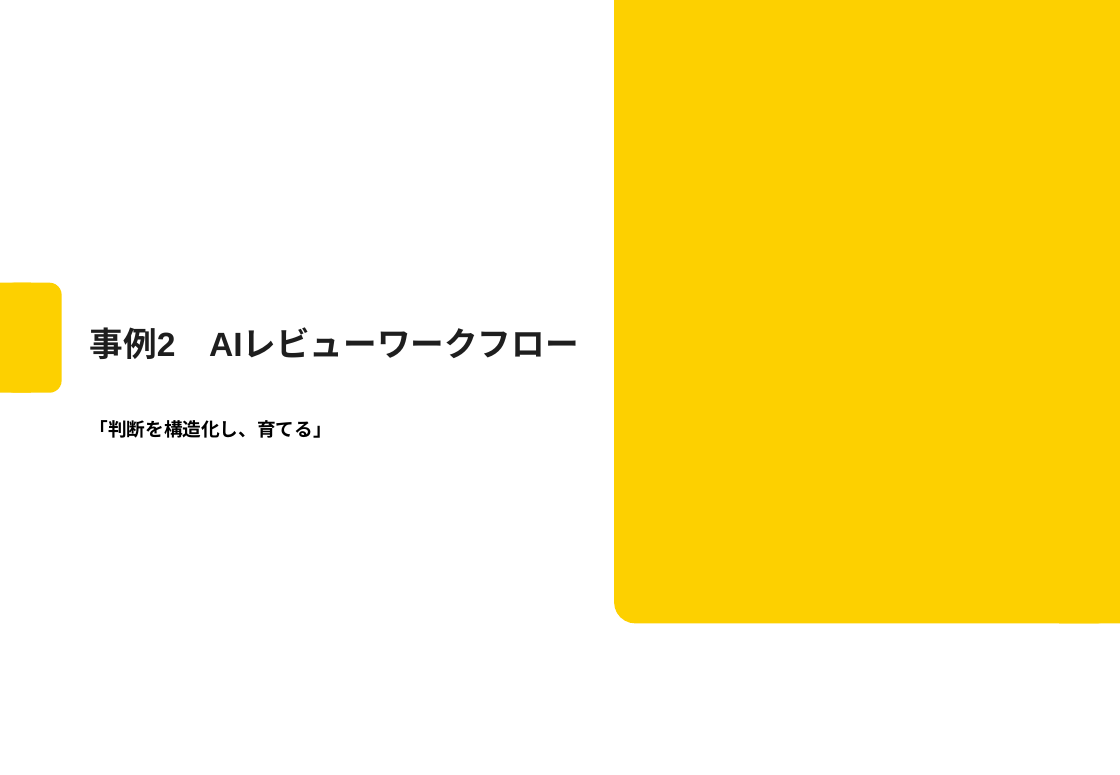
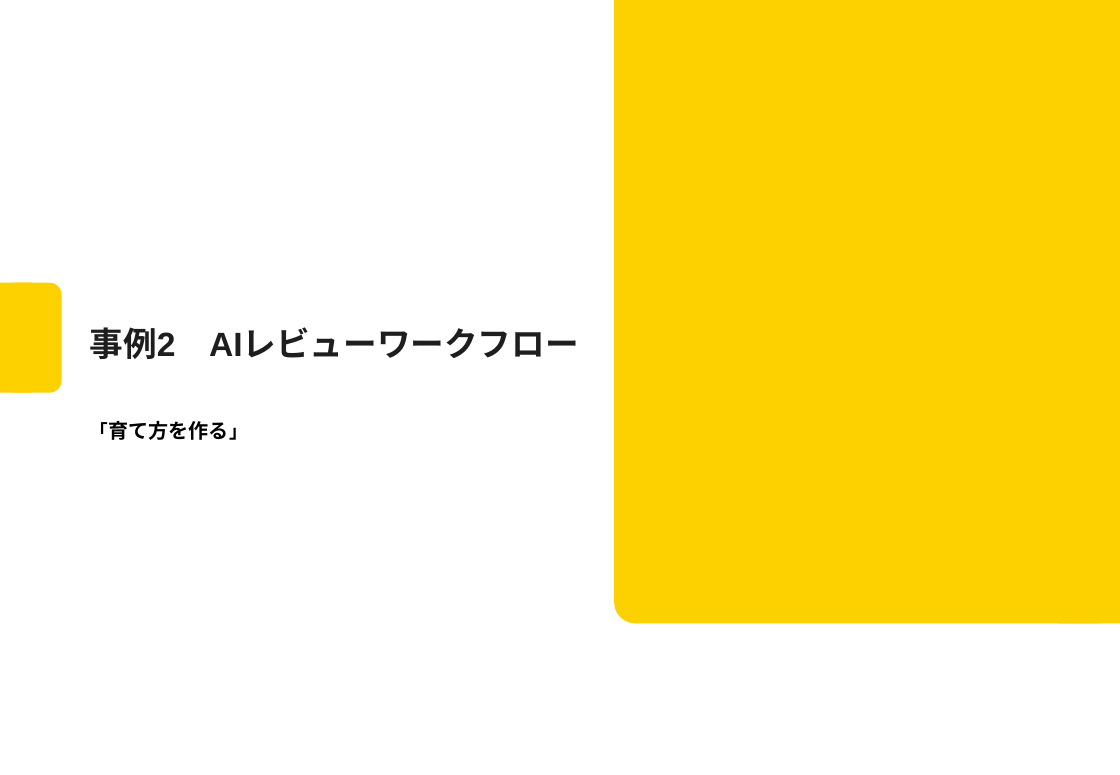
Before and after one commit to Mori-Taiki/Presentation, a slide deck: slide 14 of TechMeeting202604/techmeeting20260406.pptx. Drawn at 1120x775 pixels with LibreOffice and Linux fonts; fonts in the diff are those of the drawing; background and template pictures are left out. Boxes give left, top, right and bottom in pixels: in the first picture for what was removed or moved away, otherwise in the second. Text is boxed around its words. In the diff, an @@ line names an element or a change of style, - is before the commit and + after.

```diff
--- a/TechMeeting202604/techmeeting20260406.pptx
+++ b/TechMeeting202604/techmeeting20260406.pptx
@@ subtitle at (90,421,248,440): text changed; size 13 to 14 pt @@
-「判断を構造化し、育てる」
+「育て方を作る」
```
Also in this commit, not shown: 8 other slides changed, 5 slides added.
